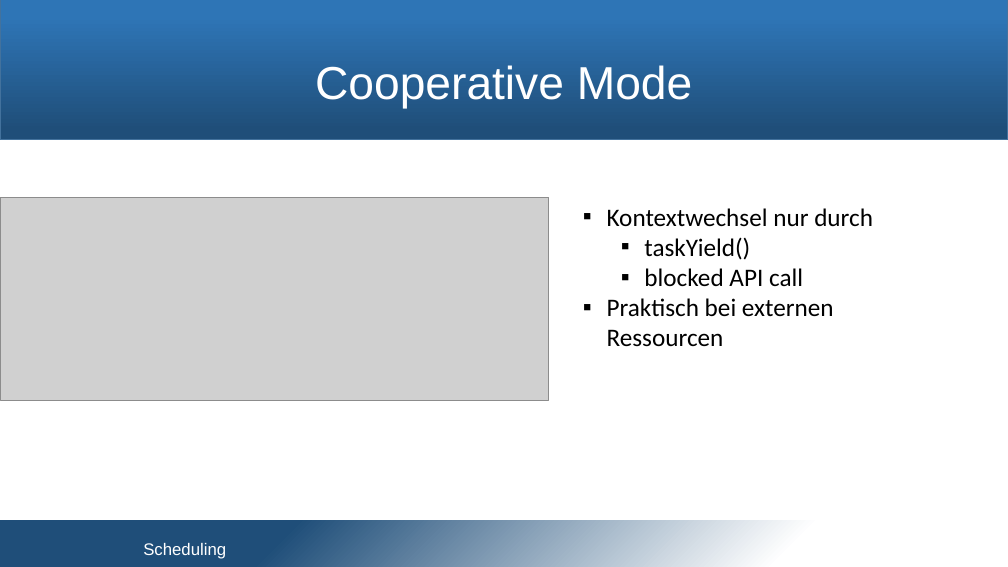
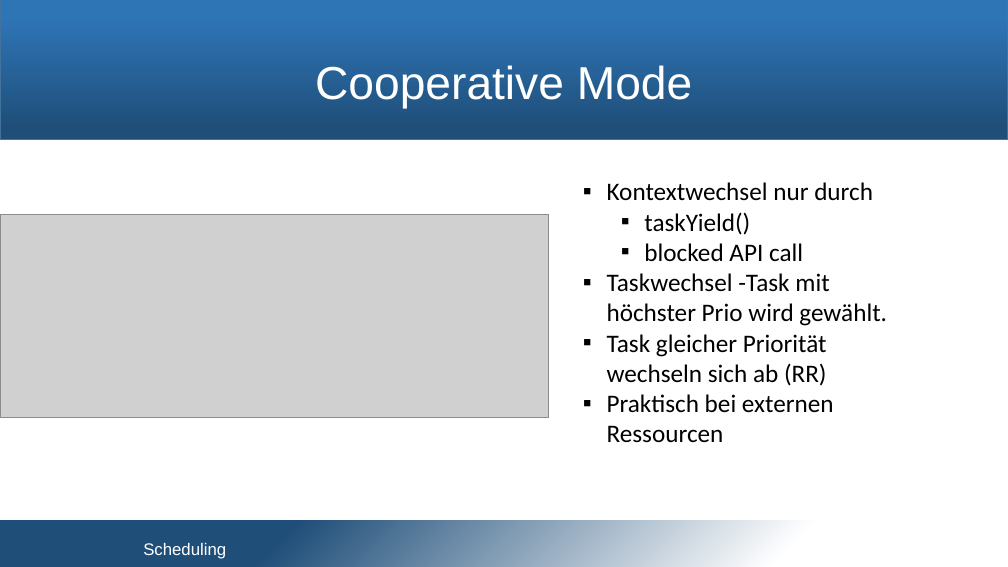
Before and after one commit to snobz/Seminar_BS_2017, a slide deck: slide 18 of Päsi/Seminar Betriebssysteme.pptx (slide 19 before the commit). Drawn at 1008x567 pixels with LibreOffice and Linux fonts; fonts in the diff are those of the drawing; grey boxes stand for pictures; background and template pictures are left out. Boxes give left, top, right and bottom in pixels: in the first picture for what was removed or moved away, otherwise in the second. Text is boxed around its words. In the diff, an @@ line names an element or a change of style, - is before the commit and + after.

```diff
--- a/Päsi/Seminar Betriebssysteme.pptx
+++ b/Päsi/Seminar Betriebssysteme.pptx
@@ text "Kontextwechsel nur durch": place and size @@
-text "Kontextwechsel nur durch" at (607, 208, 873, 347)
+text "Kontextwechsel nur durch" at (607, 182, 887, 443)
@@ picture: place and size @@
-picture at (0, 197, 549, 401)
+picture at (0, 215, 549, 418)
@@ text at (607, 273, 887, 386): paragraphs added @@
+▪ Taskwechsel -Task mit höchster Prio wird gewählt.
+▪ Task gleicher Priorität wechseln sich ab (RR)
```
Also in this commit, not shown: 7 other slides changed, 1 slide added, 2 slides removed.
